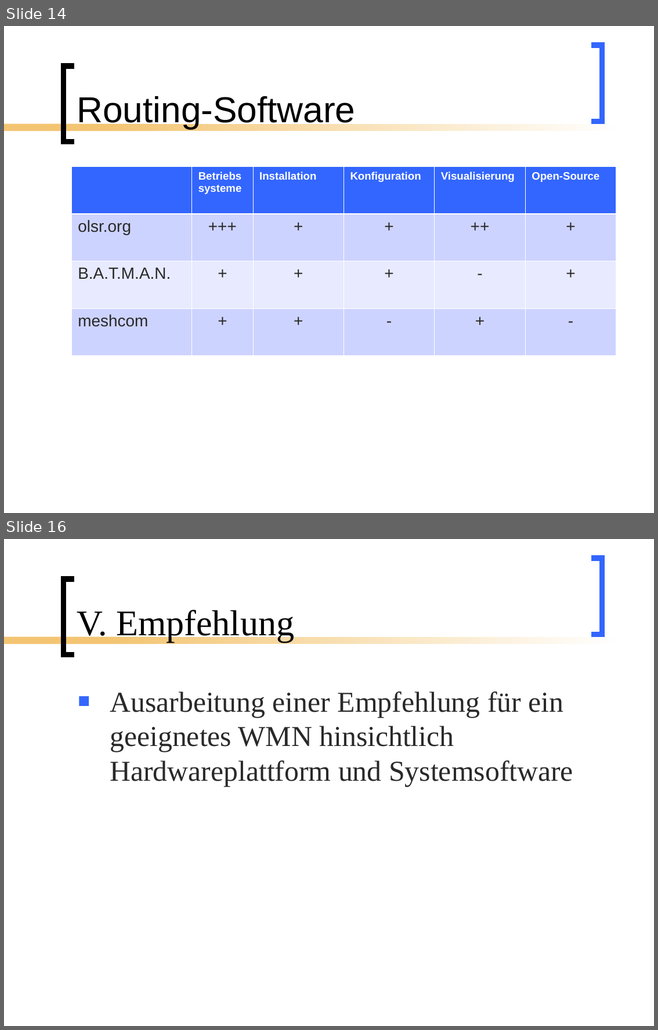
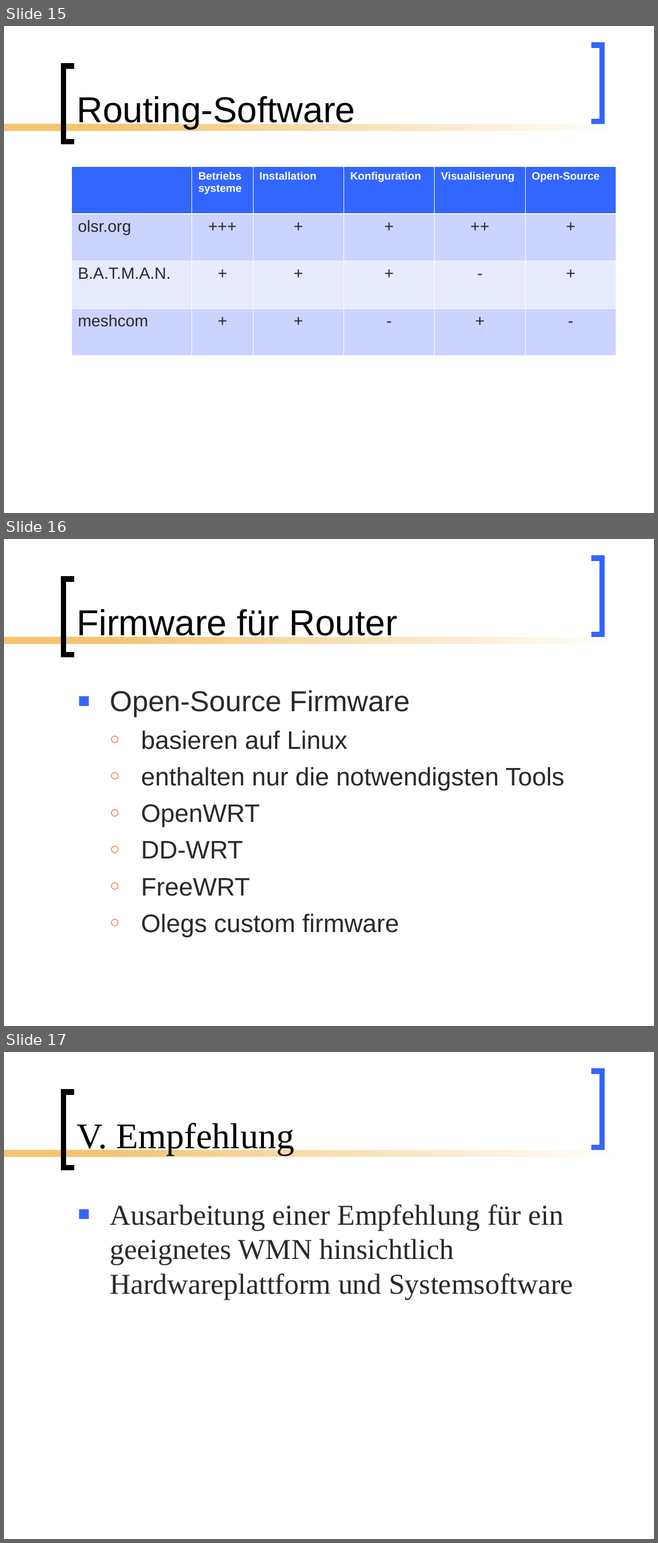
Before and after one commit to BackupTheBerlios/mesh2nexus-svn, a slide deck: documents/folien/MeshNew2.ppt. Shown one above the other, each under a label of ours: slides 14 and 16 before the commit, slides 15, 16 and 17 after it; the slides between them are not shown. The pictures are 658x1030 and 658x1543 pixels, drawn with LibreOffice and Linux fonts; fonts in the diff are those of the drawing. Boxes give left, top, right and bottom in pixels: in the first picture for what was removed or moved away, otherwise in the second. Text is boxed around its words. In the diff, an @@ line names an element or a change of style, - is before the commit and + after.

```diff
--- a/documents/folien/MeshNew2.ppt
+++ b/documents/folien/MeshNew2.ppt
@@ slide 16 added at bbox=[4, 539, 654, 1026], background #FFFFFF; not listed: 4 template elements that a slide beside it also shows @@
@@ title added at bbox=[76, 609, 397, 642], 40 pt, text #000000 @@
+Firmware für Router
@@ text added at bbox=[110, 690, 564, 937], 28 pt, text #292929 @@
+■ Open-Source Firmware
+  ○ basieren auf Linux
+  ○ enthalten nur die notwendigsten Tools
+  ○ OpenWRT
+  ○ DD-WRT
+  ○ FreeWRT
+  ○ Olegs custom firmware
@@ what was slide 14 is now slide 15 @@
@@ what was slide 16 is now slide 17 @@
```
Also in this commit, not shown: 4 slides changed, 2 other slides added.
